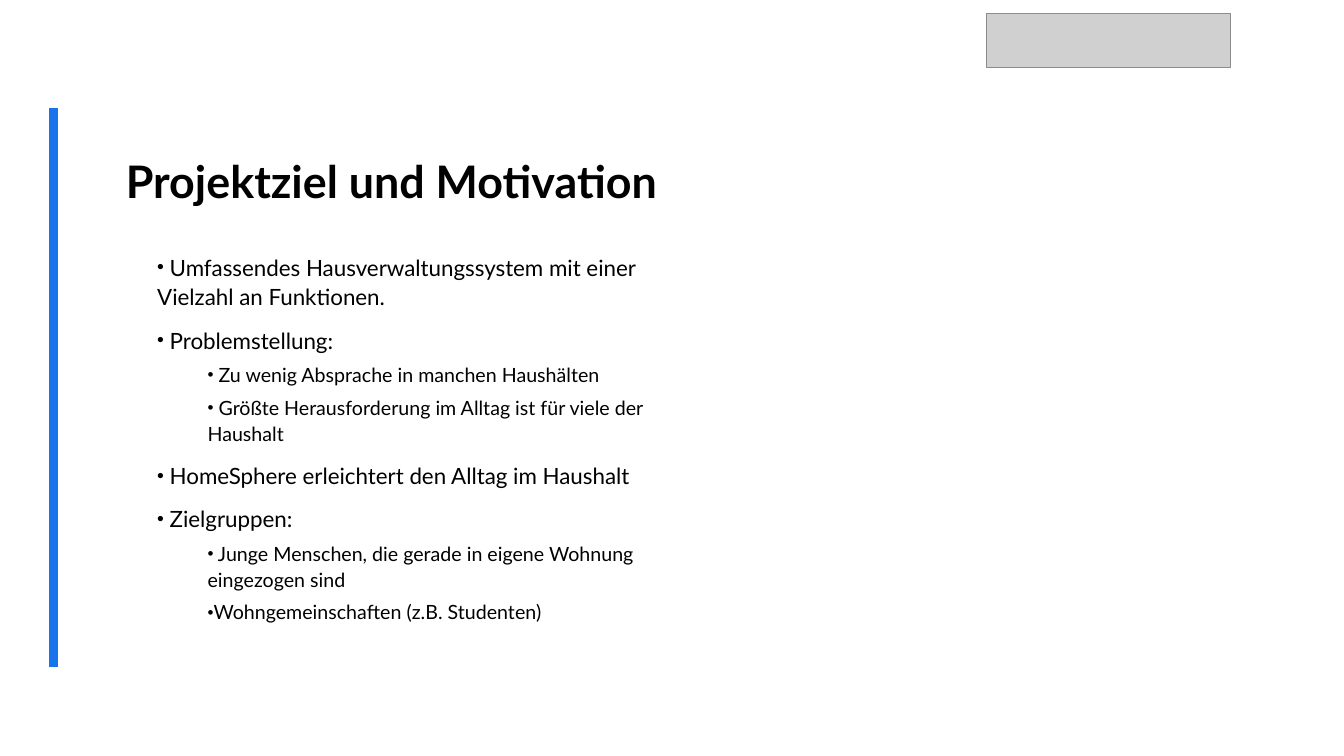
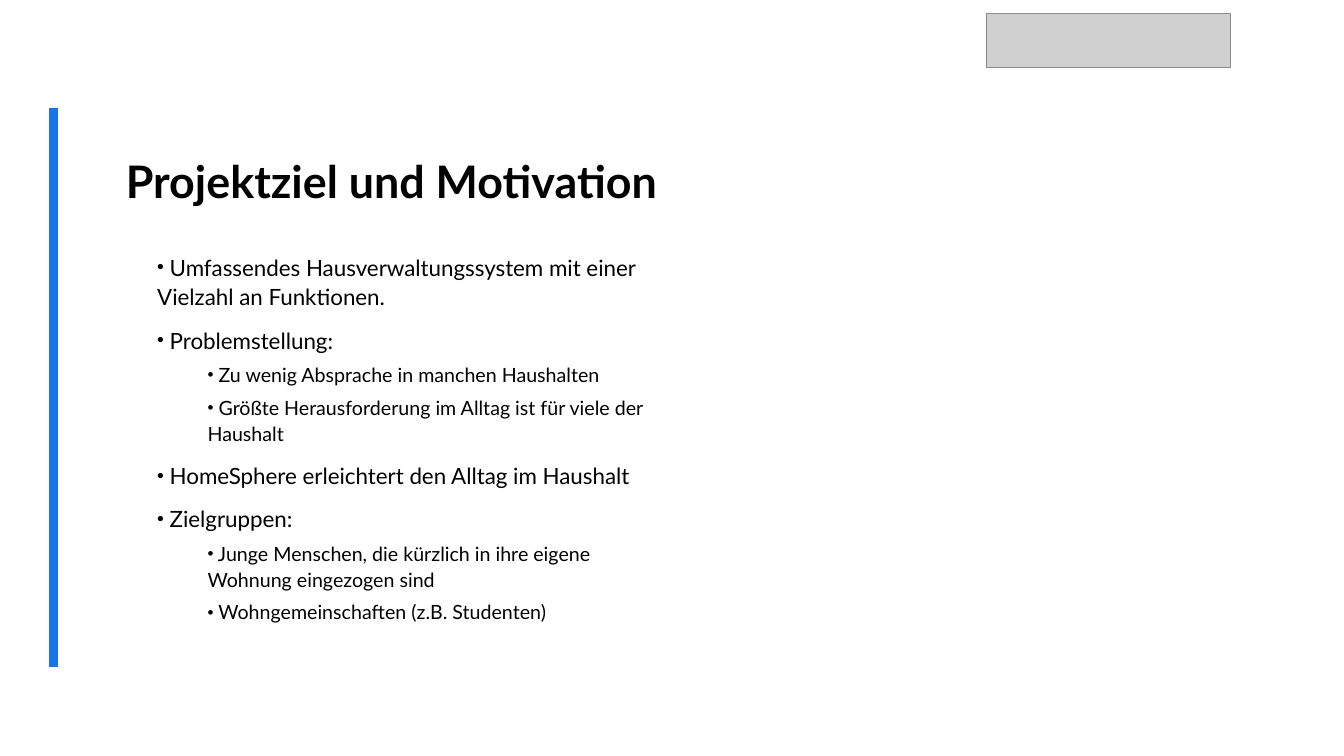
Before and after one commit to MasterLini/HomeSphere, a slide deck: slide 4 of Project-management/999. Abschlusspräsentation/Abschlusspräsentation 25.02.2025 HomeSphere.pptx. Drawn at 1344x756 pixels with LibreOffice and Linux fonts; fonts in the diff are those of the drawing; grey boxes stand for pictures; background and template pictures are left out. Boxes give left, top, right and bottom in pixels: in the first picture for what was removed or moved away, otherwise in the second. Text is boxed around its words. In the diff, an @@ line names an element or a change of style, - is before the commit and + after.

```diff
--- a/Project-management/999. Abschlusspräsentation/Abschlusspräsentation 25.02.2025 HomeSphere.pptx
+++ b/Project-management/999. Abschlusspräsentation/Abschlusspräsentation 25.02.2025 HomeSphere.pptx
@@ text at (219, 367, 600, 386): text changed @@
-  • Zu wenig Absprache in manchen Haushälten
+  • Zu wenig Absprache in manchen Haushalten
@@ text at (208, 546, 590, 591): text changed @@
-  • Junge Menschen, die gerade in eigene Wohnung eingezogen sind
+  • Junge Menschen, die kürzlich in ihre eigene Wohnung eingezogen sind
```
Also in this commit, not shown: 3 other slides changed.
